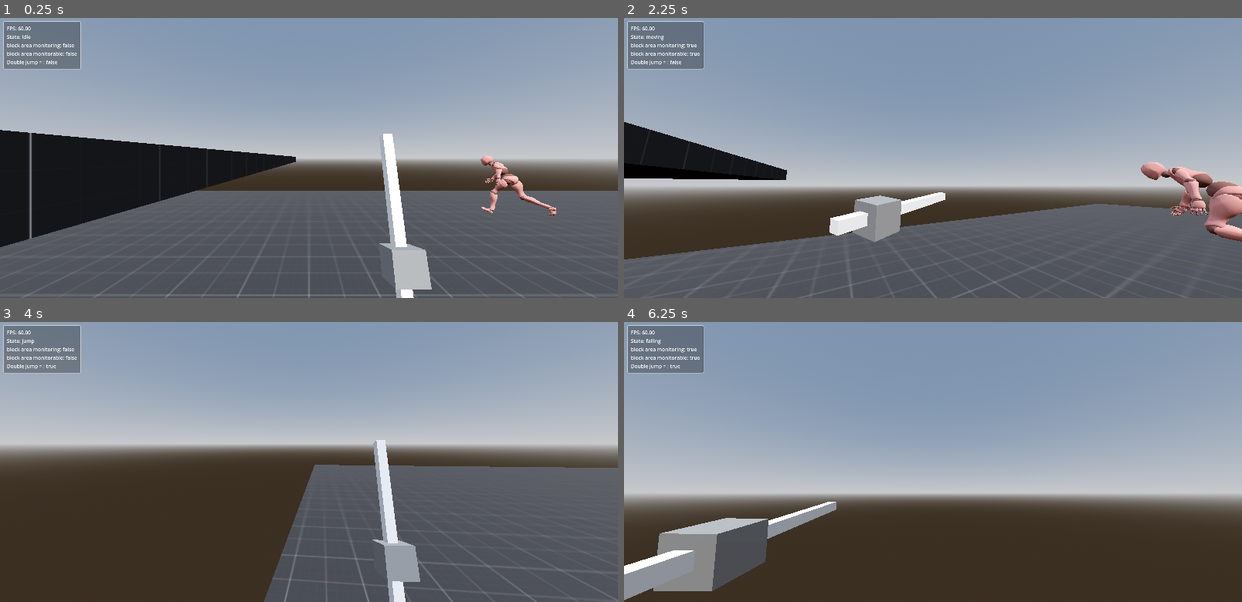
Above: before the commit, frames 1-4 (two rows, left to right).
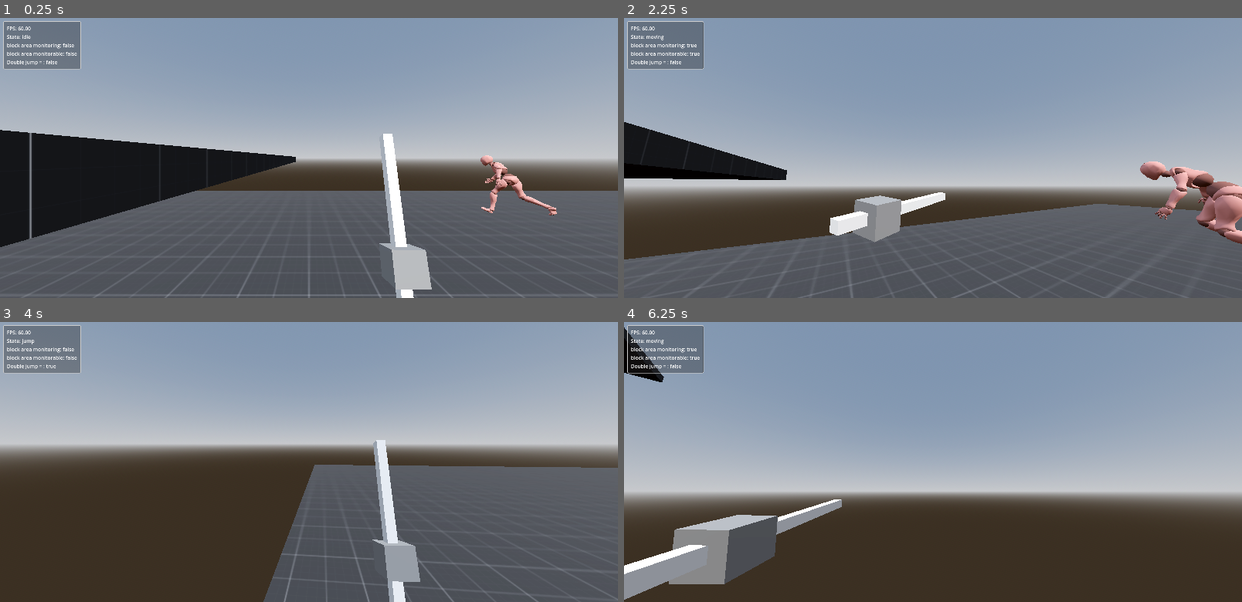
Above: after the commit, the same moments.

Repository: Bessonica/meleeFire
Game: Godot game, scene res://Scenes/Level/level.tscn
Two runs of this game, one before a commit and one after it. Both use one fixed random seed, a clock stepped at 60 frames per second and the inputs below.
Inputs (mouse positions are in pixels of both pictures, inside the frame that each line leads up to):
- Up to frame 1 (0.25 s): no input
- Up to frame 2 (2.25 s): tap Enter at 0.5 s; move the mouse to (963, 158) at 0.52 s; hold Space (jump) 0.53-1.28 s; hold W (moveForward) from 0.53 s (still down); move the mouse to (902, 158) at 1.27 s; tap C (Crouch) at 1.35 s; tap Space (jump) at 1.52, 1.55, 1.82 s; move the mouse to (945, 152) at 2.02 s; press the mouse at (945, 152) at 2.03 s
- Up to frame 3 (4 s): keep holding W (moveForward); tap Space (jump) at 2.3, 3.02, 3.05, 3.32, 3.77, 3.8 s; move the mouse to (302, 467) at 2.77 s; release the mouse at (302, 467) at 2.78 s; right-click (302, 467) at 2.85 s; move the mouse to (352, 464) at 3.52 s; hold Shift (sprint) from 3.53 s (still down)
- Up to frame 4 (6.25 s): tap Space (jump) at 4.07, 4.35, 4.52, 4.82, 5.3, 6.02, 6.05 s; move the mouse to (883, 459) at 4.27 s; release Shift (sprint) at 4.28 s; move the mouse to (939, 462) at 5.02 s; hold C (Crouch) 5.03-5.78 s; move the mouse to (908, 456) at 5.77 s; release W (moveForward) at 5.78 s; hold D (moveRight) from 5.78 s (still down); click (908, 456) at 5.85 s

The runs differ from the first frame. In frame 1, less than 0.1% of the frame differs, in the area x 77-91%, y 49-71%; in frame 2, 1.4%; in frame 3, less than 0.1%; in frame 4, 2.9%, in the area x 0-81%, y 1-100%.

Commit message:
TODO variable doubleJump changes between idle and jump,idk why

Diff:
--- a/Scripts/FSM/JumpState.gd
+++ b/Scripts/FSM/JumpState.gd
@@ -5,22 +5,20 @@
 #var doubleJump: bool
 
 func Enter(previousState):
-	doubleJump = false
+	print("jump acrivated doubleJump = ", doubleJump)
 	speed = WALK_SPEED
 	PLAYER.velocity.y += 4.5
 	ANIMATIONPLAYER.pause()
 
 
 func Exit():
-	if doubleJump:
-		doubleJump = true
-	else:
-		doubleJump = false
+	pass
 
 func InputInState(event: InputEvent):
 	if event.is_action_pressed("jump") and doubleJump == false:
 		PLAYER.velocity.y = 4.5
 		doubleJump = true
+
 
 	#	jump strength
 	if event.is_action_released("jump"):
--- a/Scripts/FSM/MoveState.gd
+++ b/Scripts/FSM/MoveState.gd
@@ -9,10 +9,9 @@
 
 # Called when the node enters the scene tree for the first time.
 func Enter(previousState):
-	print("enntered move state")
+	#print("enntered move state")
 	speed = WALK_SPEED
 	isCurrent = true
-	doubleJump = false
 
 func Exit():
 	isCurrent = false
--- a/Scripts/FSM/PlayerMovementState.gd
+++ b/Scripts/FSM/PlayerMovementState.gd
@@ -14,7 +14,9 @@
 const BASE_FOV = 75.0
 const FOV_CHANGE = 0.7
 
-var doubleJump: bool
+var doubleJump: bool = false
+#	set(value):
+#		print("double jump changed = ", value)
 
 # Called every frame. 'delta' is the elapsed time since the previous frame.
 func _process(delta):
--- a/Scripts/FSM/SprintState.gd
+++ b/Scripts/FSM/SprintState.gd
@@ -25,7 +25,6 @@
 func Enter(previousState):
 	isCurrent = true
 	speed = SPRINT_SPEED
-	#doubleJump = false
 
 func Exit():
 	isCurrent = false
--- a/Scripts/FSM/idleState.gd
+++ b/Scripts/FSM/idleState.gd
@@ -13,7 +13,8 @@
 	#	MOUSE_MODE_VISIBLE
 	#	MOUSE_MODE_CAPTURED
 	isCurrent = true
-	#doubleJump = false
+	doubleJump = false
+	print("idle entered doubleJump = ", doubleJump)
 	#animator.play("Idle")
 
 func InputInState(event: InputEvent):
